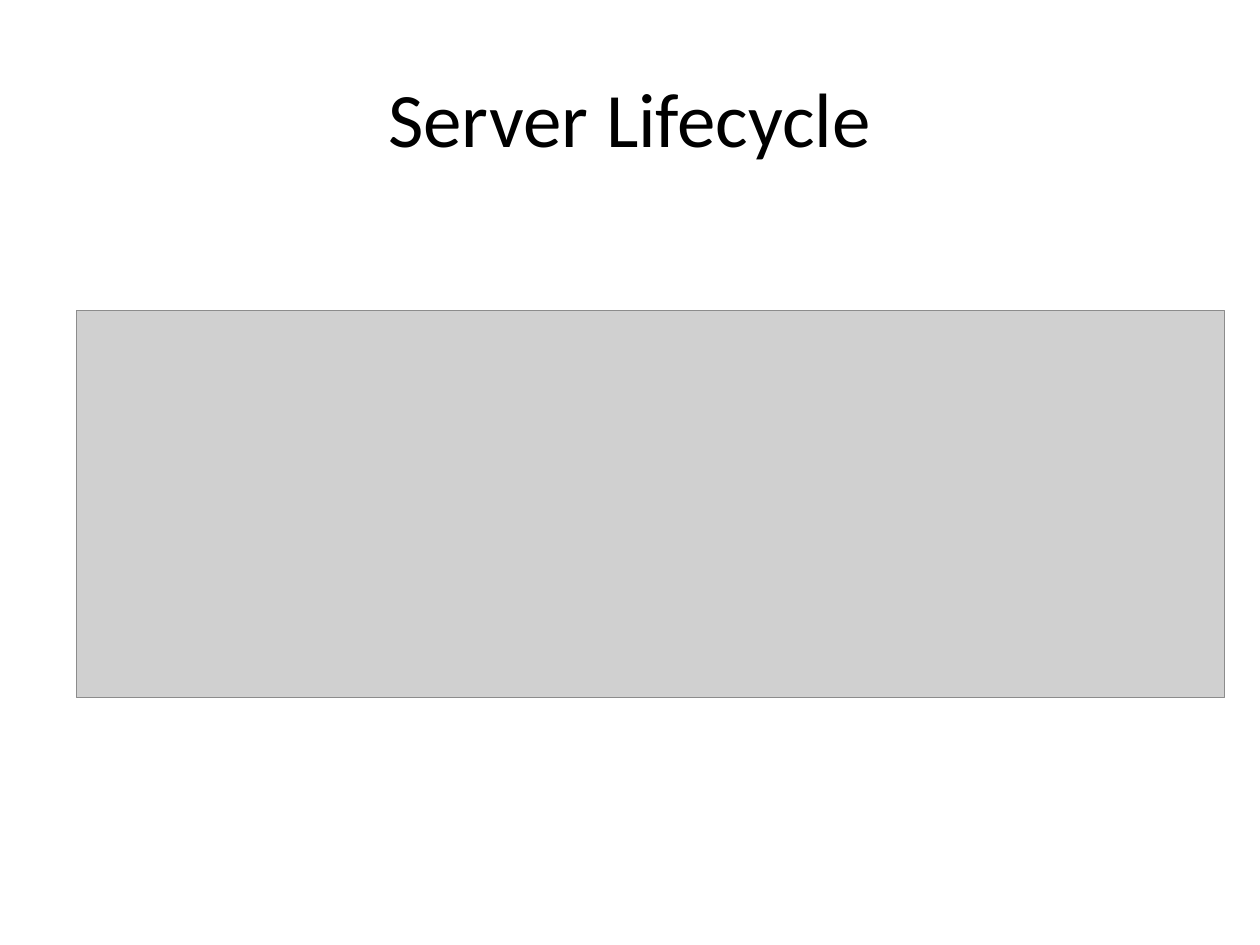
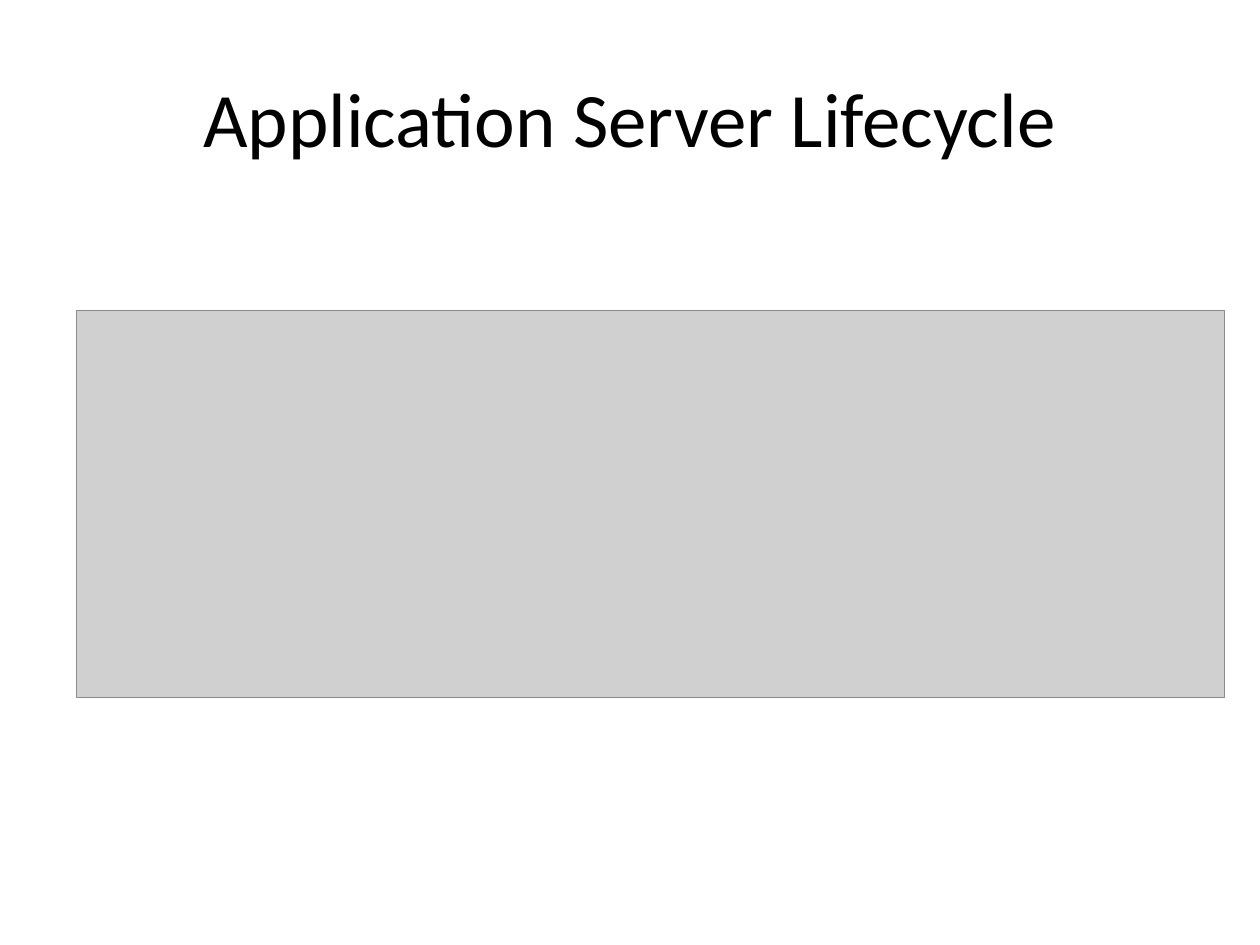
Before and after one commit to jasondbaker/infrastructure-class, a slide deck: slide 10 of lectures/infrastructure-week-10.pptx (slide 9 before the commit). Drawn at 1260x945 pixels with LibreOffice and Linux fonts; fonts in the diff are those of the drawing; grey boxes stand for pictures. Boxes give left, top, right and bottom in pixels: in the first picture for what was removed or moved away, otherwise in the second. Text is boxed around its words. In the diff, an @@ line names an element or a change of style, - is before the commit and + after.

```diff
--- a/lectures/infrastructure-week-10.pptx
+++ b/lectures/infrastructure-week-10.pptx
@@ title at (203,93,1056,160): text changed @@
-Server Lifecycle
+Application Server Lifecycle
```
Also in this commit, not shown: 3 other slides changed, 1 slide added, 1 slide removed, 3 other files.
